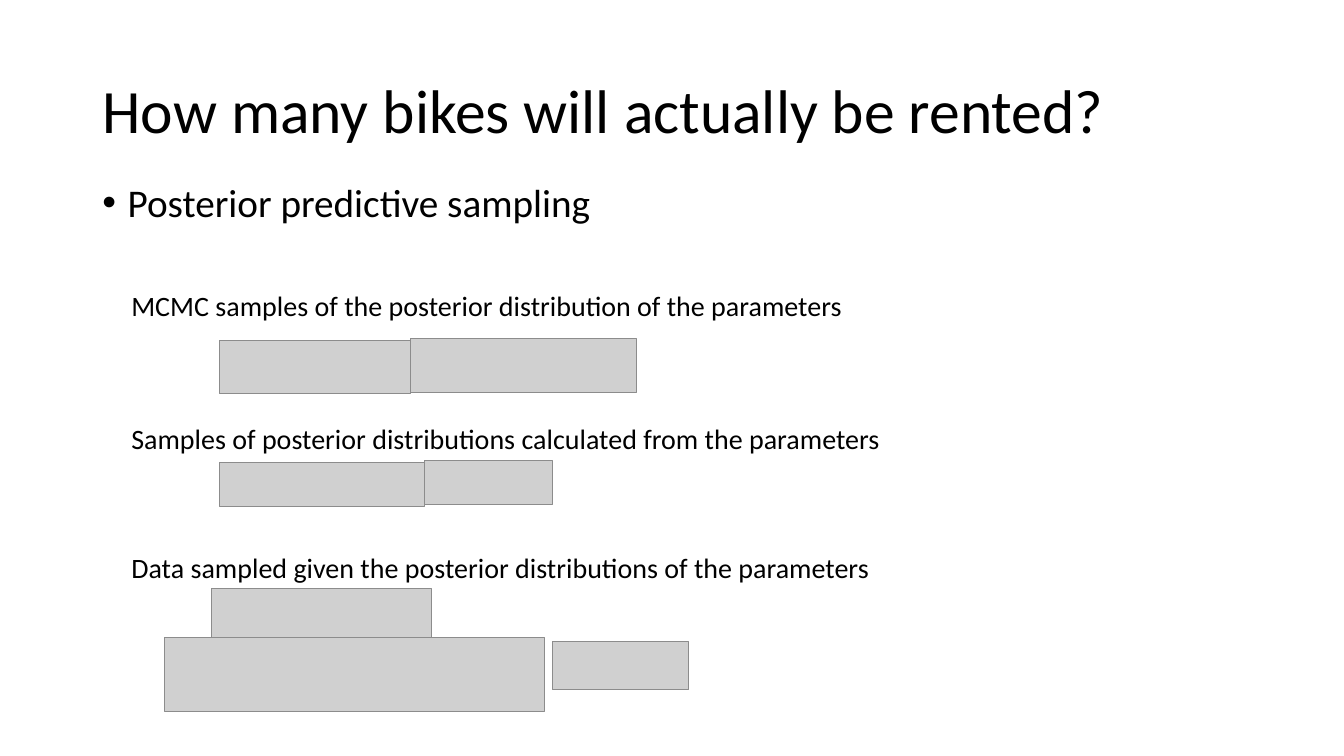
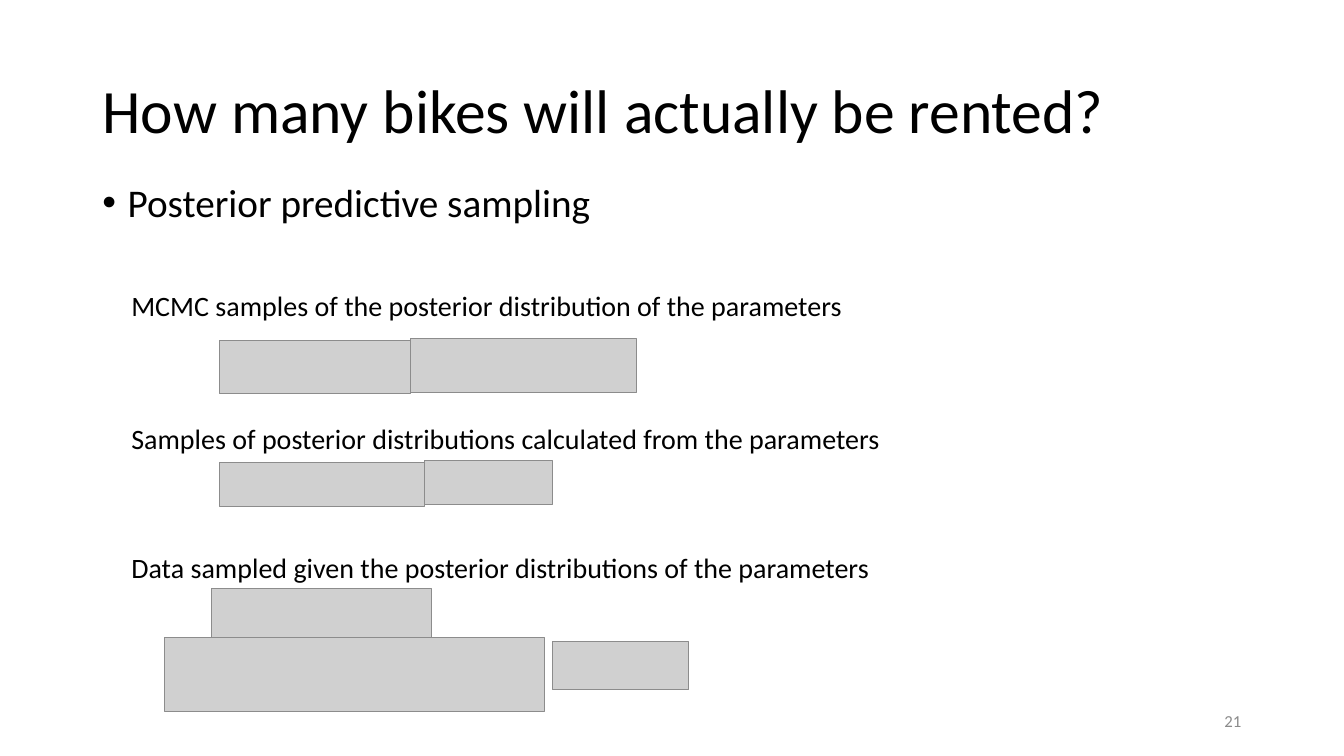
Before and after one commit to opherdonchin/StatisticalComputationAndAnalysis, a slide deck: slide 21 of Lectures/Lecture 6 Linear models.pptx (slide 19 before the commit). Drawn at 1344x756 pixels with LibreOffice and Linux fonts; fonts in the diff are those of the drawing; grey boxes stand for pictures. Boxes give left, top, right and bottom in pixels: in the first picture for what was removed or moved away, otherwise in the second. Text is boxed around its words. In the diff, an @@ line names an element or a change of style, - is before the commit and + after.

```diff
--- a/Lectures/Lecture 6 Linear models.pptx
+++ b/Lectures/Lecture 6 Linear models.pptx
@@ page number added at (1224,716,1241,727), 12 pt, text #8C8C8C @@
+21
```
Also in this commit, not shown: 38 other slides changed, 21 slides added, 3 slides removed, 3 other files.
